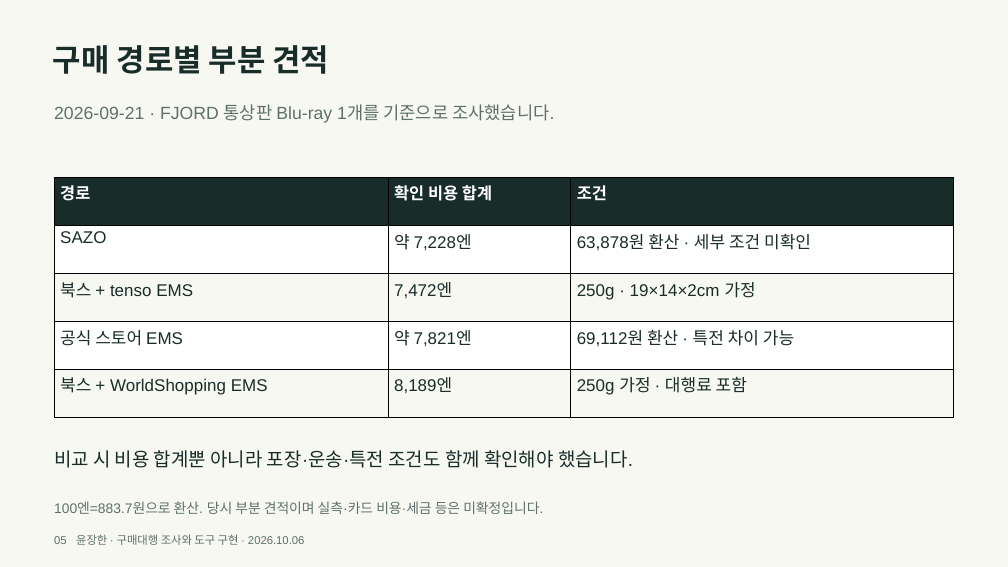
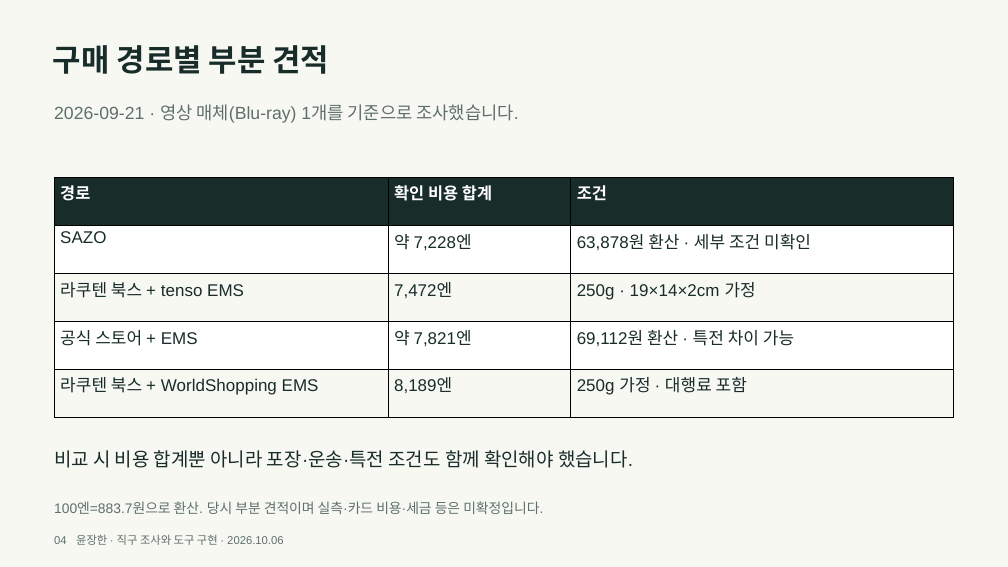
Before and after one commit to y00nZZang/crossborder-purchase-agent, a slide deck: slide 4 of portfolio/crossborder-portfolio.pptx (slide 5 before the commit). Drawn at 1008x567 pixels with LibreOffice and Linux fonts; fonts in the diff are those of the drawing. Boxes give left, top, right and bottom in pixels: in the first picture for what was removed or moved away, otherwise in the second. Text is boxed around its words. In the diff, an @@ line names an element or a change of style, - is before the commit and + after.

```diff
--- a/portfolio/crossborder-portfolio.pptx
+++ b/portfolio/crossborder-portfolio.pptx
@@ text at [54, 104, 519, 123]: text changed @@
-2026-09-21 · FJORD 통상판 Blu-ray 1개를 기준으로 조사했습니다.
+2026-09-21 · 영상 매체(Blu-ray) 1개를 기준으로 조사했습니다.
@@ table at [54, 178, 954, 417] @@
-row 3, column 1: 북스 + tenso EMS
+row 3, column 1: 라쿠텐 북스 + tenso EMS
-row 4, column 1: 공식 스토어 EMS
+row 4, column 1: 공식 스토어 + EMS
-row 5, column 1: 북스 + WorldShopping EMS
+row 5, column 1: 라쿠텐 북스 + WorldShopping EMS
@@ text at [54, 534, 283, 545]: text changed @@
-05 윤장한 · 구매대행 조사와 도구 구현 · 2026.10.06
+04 윤장한 · 직구 조사와 도구 구현 · 2026.10.06
```
Also in this commit, not shown: 12 other slides changed, 2 slides added, 2 slides removed, 9 other files.
